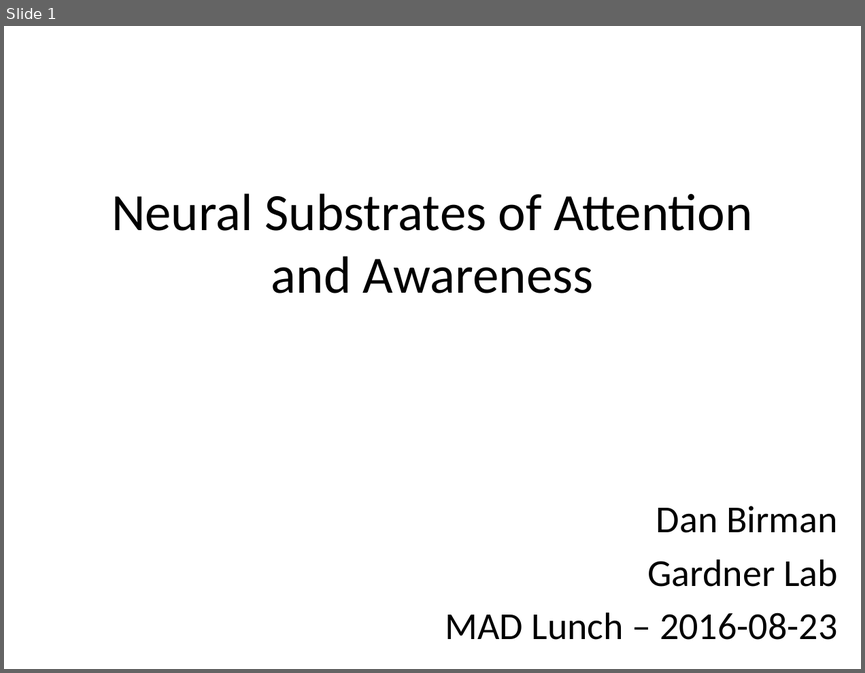
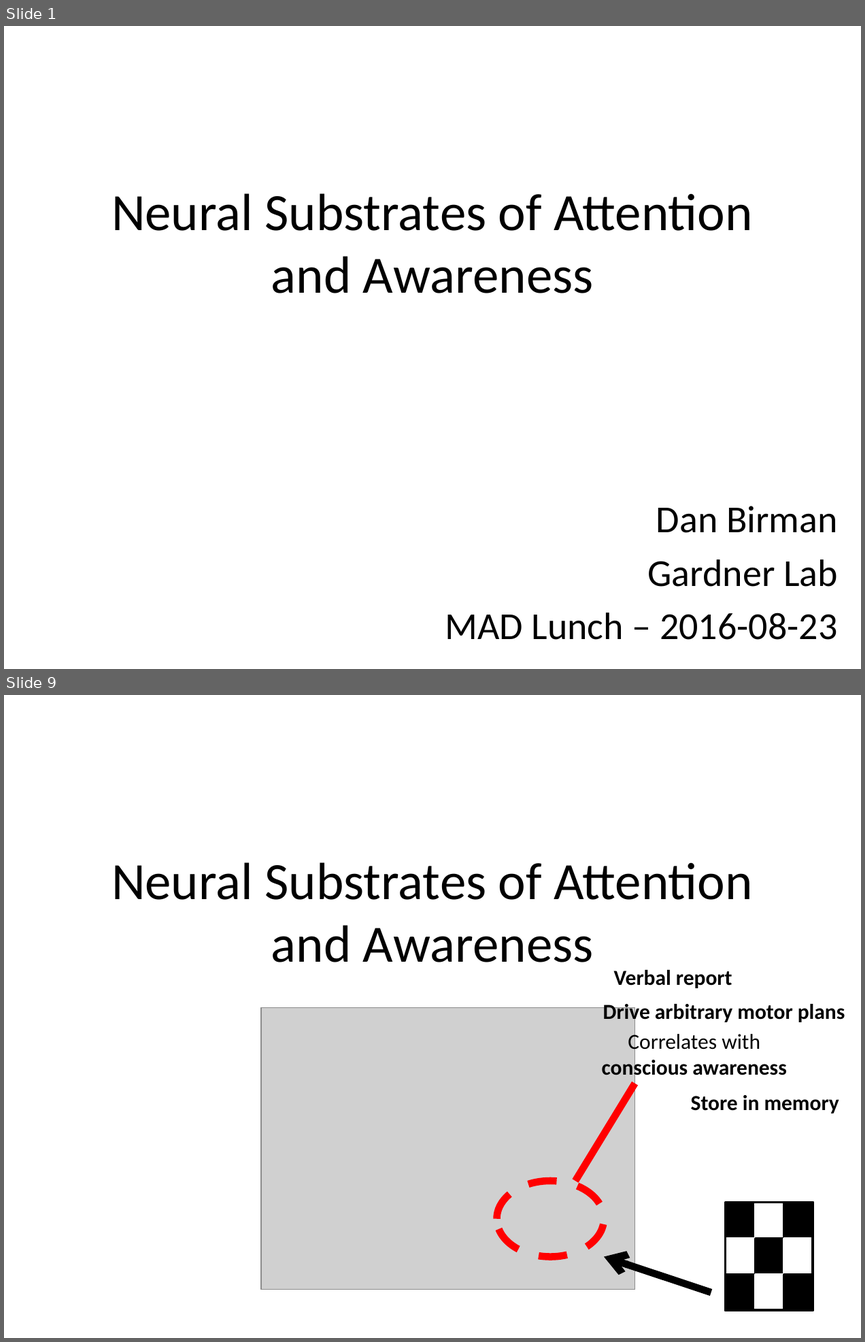
Before and after one commit to dbirman/att_awe, a slide deck: talks/20160823_mad_birman.pptx. Shown one above the other, each under a label of ours: slide 1 before the commit, slides 1 and 9 after it; the slides between them are not shown. The pictures are 865x673 and 865x1342 pixels, drawn with LibreOffice and Linux fonts; fonts in the diff are those of the drawing; grey boxes stand for pictures. Boxes give left, top, right and bottom in pixels: in the first picture for what was removed or moved away, otherwise in the second. Text is boxed around its words. In the diff, an @@ line names an element or a change of style, - is before the commit and + after.

```diff
--- a/talks/20160823_mad_birman.pptx
+++ b/talks/20160823_mad_birman.pptx
@@ slide 9 added at bbox=[4, 695, 861, 1338], background #FFFFFF @@
@@ text added at bbox=[111, 862, 753, 962], 44 pt, text #000000 @@
+Neural Substrates of Attention and Awareness
@@ text added at bbox=[614, 970, 732, 988], 18 pt, text #000000, bold @@
+Verbal report
@@ picture added at bbox=[261, 1008, 634, 1289] @@
@@ text added at bbox=[603, 1001, 845, 1024], 18 pt, text #000000, bold @@
+Drive arbitrary motor plans
@@ text added at bbox=[602, 1031, 786, 1080], 18 pt, text #000000, bold @@
+Correlates with
+conscious awareness
@@ line added from (575, 1181) to (634, 1083), #FF0000 6 pt @@
@@ text added at bbox=[691, 1095, 839, 1113], 18 pt, text #000000, bold @@
+Store in memory
@@ ellipse added at bbox=[496, 1181, 604, 1257], outline #FF0000 6 pt dashed @@
@@ group added at bbox=[725, 1202, 813, 1310]: 10 rectangles @@
@@ arrow added from (711, 1292) to (604, 1256), #000000 6 pt @@
```
Also in this commit, not shown: 47 other slides added, 5 slides removed, 11 other files.
